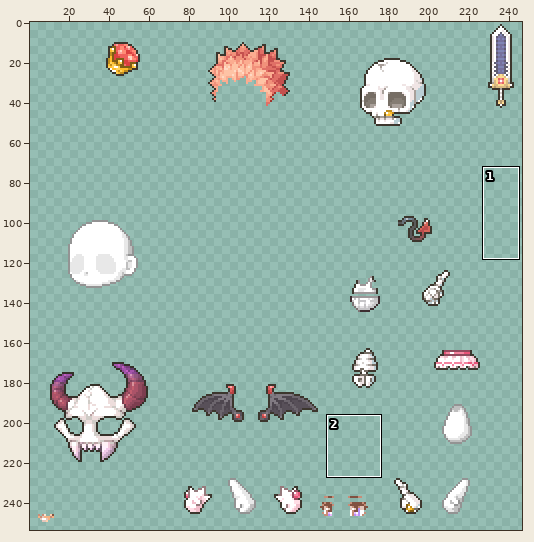
One commit to this sprite sheet: resources/dragonbones/bones_model_head_tex.png. The first picture is a wide view before the edit; the outline marks the close-up.
Close-up. First the earlier version:
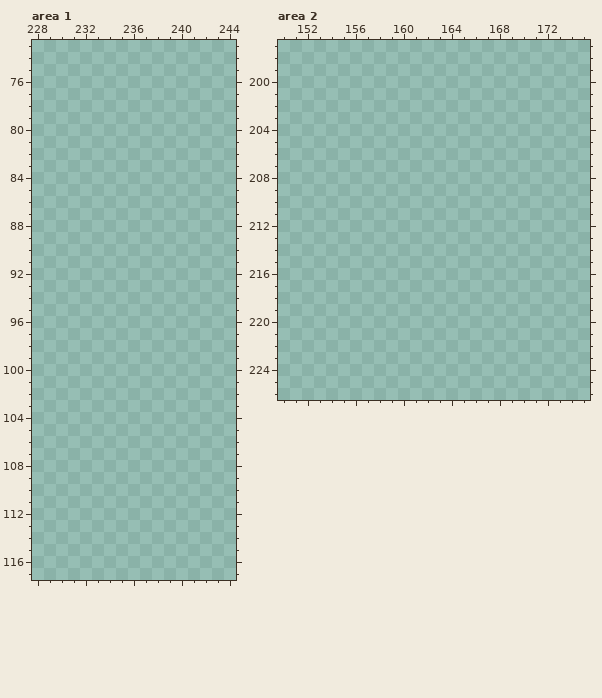
The file is 256x256 pixels. Colours within 5 levels of each other are drawn and written as one. Shown: area 1: x 228..244, y 73..117; area 2: x 150..175, y 197..226. The old version is drawn lined up with the new one. The wide view leaves out empty margins. The commit also changed other parts of the picture, which this record leaves out.
Palette (. is transparent): 
And afterwards:
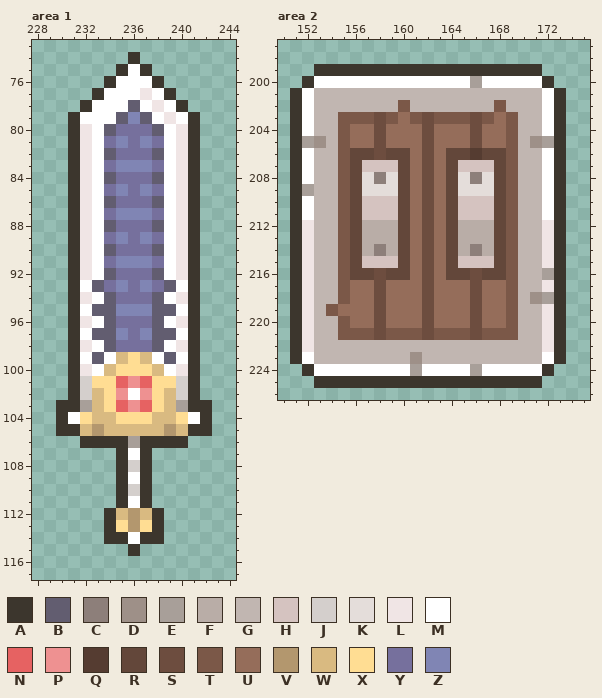
Colours new in this view: A #3c362d  B #625d70  C #8d7f7a  D #9e9088  E #a89f99  F #b9ada7  G #c1b6b1  H #d5c3c0  J #d4cfcc  K #e4ddda  L #f0e5e5  M #ffffff  N #e66262  P #ee9191  Q #553c31  R #63473a  S #6d4d3f  T #7b5848  U #956d5a  V #b3976e  W #d9ba81  X #ffdd93  Y #76709d  Z #8085b4
Difference:
drawings rearranged on the sheet (the old picture shows each at its new place; 4 dropped ones are not shown)
Changed rows in their new state; - is an unchanged pixel.
Area 1:
first column x 230:
 74 ------A------
 75 -----AMA-----
 76 ----AMMMA----
 77 ---AMMMLMA---
 78 --AMMMBMLMA--
 79 -AMMMBZBMLMA-
 80 -ALMBYYYBMLA-
 81 -ALMYZYZYMLA-
 82 -ALMBYYYBMLA-
 83 -ALMYZZZYMLA-
 84 -ALMBYYYBMLA-
 85 -ALMYZYZYMLA-
 86 -ALMBYYYBMLA-
 87 -ALMYZZZYMLA-
 88 -ALMBYYYBMLA-
 89 -ALMYZYZYMLA-
 90 -ALMBYYYBMLA-
 91 -ALMYZZZYMLA-
 92 -ALMBYYYBMLA-
 93 -AMBYZYZYBMA-
 94 -ALMBYYYBMLA-
 95 -AMBBZZZBBMA-
 96 -ALMBYYYBMLA-
 97 -AMBBZYZBBMA-
 98 -ALMBYYYBMLA-
 99 -AMBMWXWMBMA-
100 -ALMWXXXWMLA-
101 -AJXXNPNXXJA-
102 -AJWXPMPXWJA-
103 AAEWXNPNXWEAA
104 AMXWWXXXWWXMA
105 AAWVWWWWWVWAA
106 --AAAAEAAAA--
107 -----AMA-----
108 -----AJA-----
109 -----AMA-----
110 -----AJA-----
111 -----AMA-----
112 ----AWVWA----
113 ----AXVXA----
114 ----AAMAA----
115 ------A------
Area 2:
first column x 151:
199 --AAAAAAAAAAAAAAAAAAA--
200 -AMMMMMMMMMMMMMEMMMMMA-
201 AMGGGGGGGGGGGGGGGGGGGMA
202 AMGGGGGGGTGGGGGGGTGGGMA
203 AMGGTTTSTUTSTTTSTUTGGMA
204 AMGGTUUSUUUSUUUSUUTGGMA
205 AEDGTUUSUUUSUUUSUUTGDEA
206 AMGGTRRSRRUSURRQRRTGGMA
207 AMGGTRHHHRUSURHHHRTGGMA
208 AMGGTRKCKRUSURKCKRTGGMA
209 AEGGTRKKKRUSURKKKRTGGMA
210 AMGGTRHHHRUSURHHHRTGGMA
211 AMGGTRHHHRUSURHHHRTGGMA
212 ALGGTRFFFRUSURFFFRTGGLA
213 ALGGTRFFFRUSURFFFRTGGLA
214 ALGGTRFCFRUSURFCFRTGGLA
215 ALGGTRHHHRUSURHHHRTGGLA
216 ALGGTRRSRRUSURRSRRTGGEA
217 ALGGTUUSUUUSUUUSUUTGGLA
218 ALGGTUUSUUUSUUUSUUTGDEA
219 ALGTUUUSUUUSUUUSUUTGGLA
220 ALGGTUUSUUUSUUUSUUTGGLA
221 ALGGTTTSTTTSTTTSTTTGGLA
222 ALGGGGGGGGGGGGGGGGGGGLA
223 AMGGGGGGGGDGGGGGGGGGGMA
224 -AMMMMMMMMEMMMMEMMMMMA-
225 --AAAAAAAAAAAAAAAAAAA--
